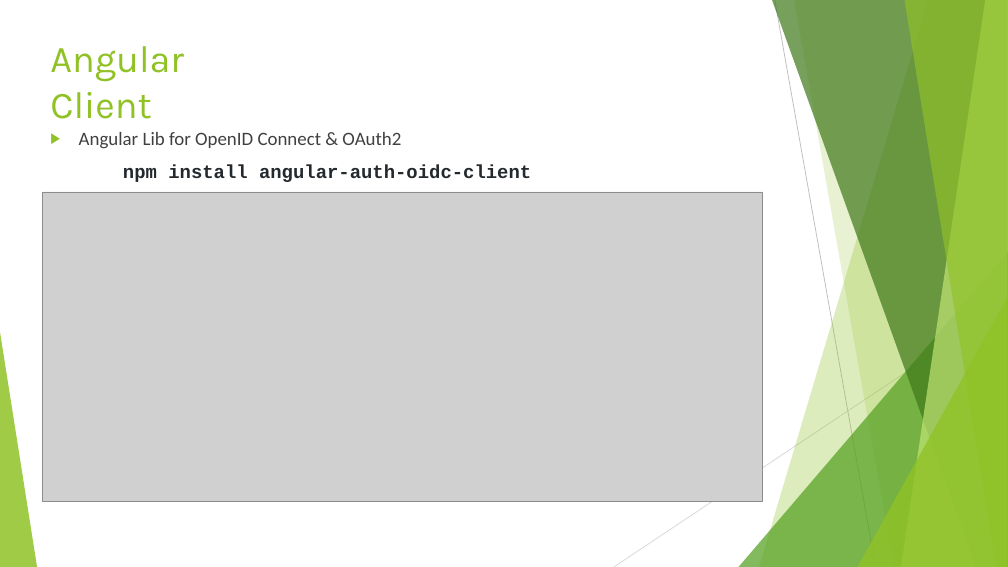
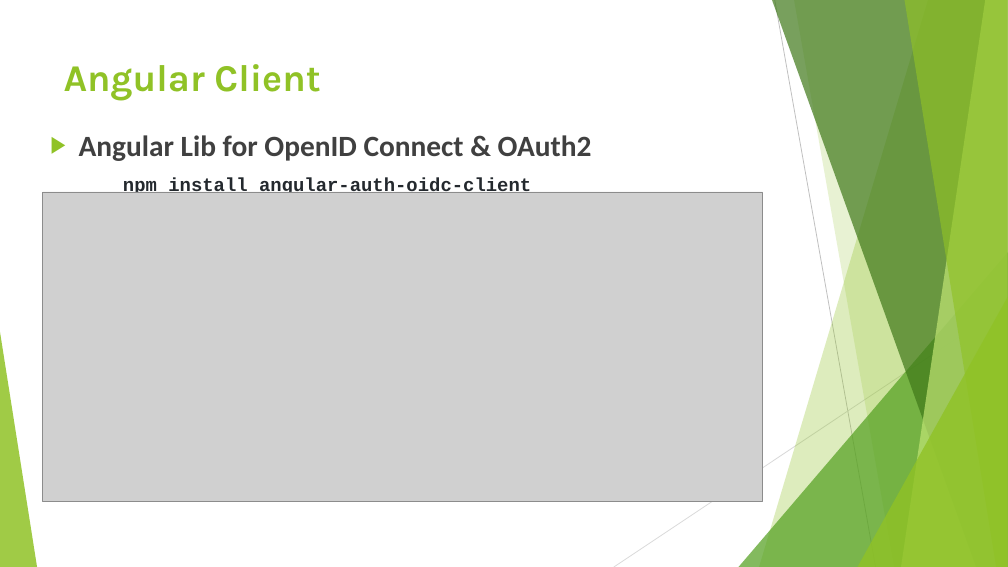
Before and after one commit to enimenss/IdentityServer4AndOAuth2, a slide deck: slide 18 of SSOPresentation.pptx (slide 19 before the commit). Drawn at 1008x567 pixels with LibreOffice and Linux fonts; fonts in the diff are those of the drawing; grey boxes stand for pictures. Boxes give left, top, right and bottom in pixels: in the first picture for what was removed or moved away, otherwise in the second. Text is boxed around its words. In the diff, an @@ line names an element or a change of style, - is before the commit and + after.

```diff
--- a/SSOPresentation.pptx
+++ b/SSOPresentation.pptx
@@ title "Angular Client": place and size @@
-title "Angular Client" at box(50, 46, 184, 119)
+title "Angular Client" at box(64, 64, 320, 101)
@@ title "Angular Client" at box(64, 64, 320, 101): bold on @@
@@ text at box(79, 135, 592, 161): size 18 to 28 pt, bold on in "Angular Lib for OpenID Connect & OAuth2" @@
```
Also in this commit, not shown: 20 other slides changed, 1 slide removed, 1 other file.
